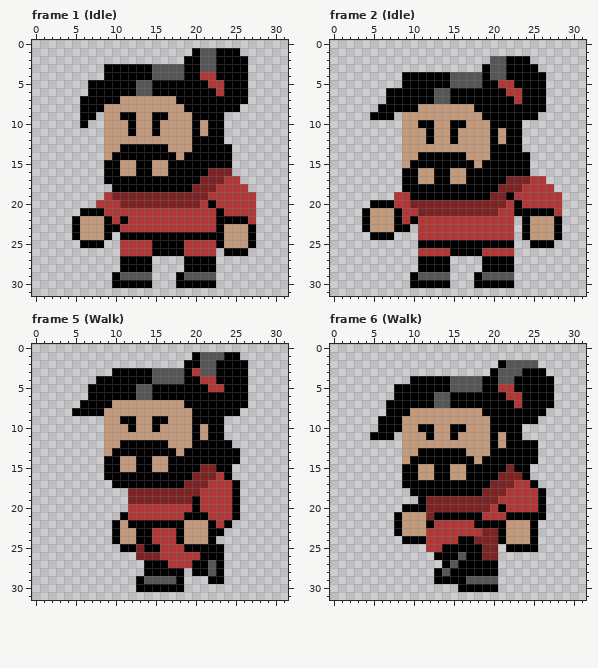
Two versions of one pixel-art file, assets/art/hero/guri/Guri.aseprite. The picture above was drawn from the file before the commit.
32x32 pixels, 10 frames. Shown: frame 1 (Idle), frame 2 (Idle), frame 5 (Walk), frame 6 (Walk). The commit also changed other frames, which this record leaves out.
After the commit:
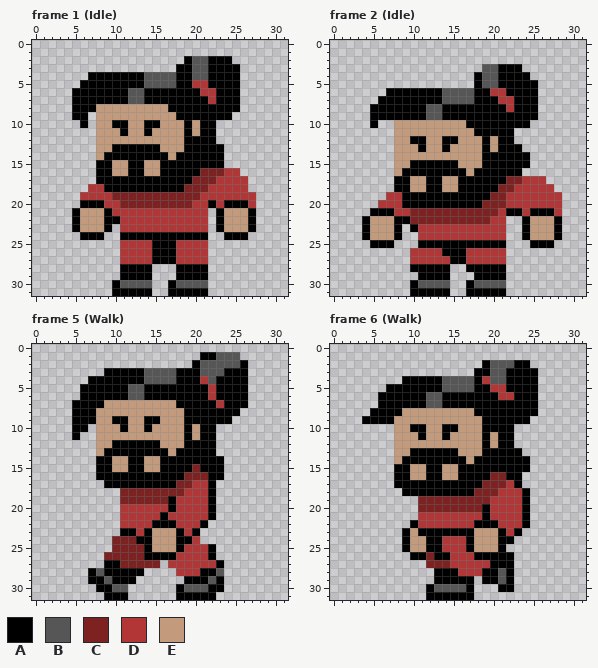
Palette (. is transparent): A #000000  B #575656  C #7d2121  D #b33636  E #c39a7b
Diff:
Changed rows in their new state; - is an unchanged pixel.
Frame 1 (Idle):
first column x 5:
 1 ---------------......--
 2 ---------------B-A--..-
 3 ----.........A-B-A---.-
 4 --AA-----B---A-BBA---.-
 5 -A------A-BBB--DDAA--.-
 6 AA-----B-A------DDA--.-
 7 A-----ABBAAAA----D---.-
 8 A--E--------AA---------
 9 A-.E--EE--EE-AA----A---
10 ---E-AAE-A----AEA-.----
11 ---E--AE-AE---AEA-.----
12 ---E----------A---.----
13 ---E-A-----E--A----.---
14 ---EA-------EA-----.---
15 ---A-E-A-E-A-------.---
16 ---A-E-A-E-A----C--DD--
17 ---A-----------C--D--D-
18 --DDA---------C--D-----
19 -DDD------------D------
20 -AAA-----------D---AAA-
21 AEEEA------------.-EEEA
22 -----AD----------.-EEEA
23 -----.-----------.-----
24 .AAA.------------..AAA.
25 -...---------D---......
26 -------------D---.-...-
27 ------DDDDAAADDDD.-----
28 -------------A---.-----
29 -----.AAAA----AAA.-----
30 ------BBBB--ABBBB.-----
31 -----AAAAA--AAAAA------
Frame 2 (Idle):
first column x 4:
 2 ----------------.....--
 3 ---------------B-A--..-
 4 -----.........AB-A---..
 5 -----.........ABBAA---.
 6 ---------A-BBB--DDAA--.
 7 --A------A-BBB---DDA--.
 8 -A-----ABBAAAA----D---.
 9 ----AAAABBAAAAA--------
10 -A--E--EE--EEAAA----A--
11 ----E---E--E--AA-A-.---
12 ----E-AAE-A----AEA-.---
13 ----E--A--A----AE------
14 ----E--EEEEEE--A-------
15 ----E-------EE---------
16 ----E--AA--AAE------.--
17 ----A-E-A-E-A-------D--
18 ----A-EE--EE-------D---
19 ---D-A------------D----
20 -.DD-AAAAAAAAAA----D---
21 .AAAD-C-----------A-D--
22 -----ACCCCCCCCCC--.----
23 -----.A-----------.----
24 AEEEA-------------.----
25 -AAA--------------.----
26 ------D---A--DD---.----
27 ------DDDDDAADDDDD.----
28 ------A------AA---.----
29 ------.AAAA----AAA.----
30 -------BBBB--ABBBB.----
31 ------AAAAA--AAAAA-----
Frame 5 (Walk):
first column x 5:
 1 ---------------.AA-BB
 2 --------------.---BBB
 3 ----A----B---A-A--B--
 4 --A------B---A---B---
 5 -A-----B-A--------A--
 6 -A-----B-A-------D---
 7 A---E--------A----D--
 8 ---E----------A------
 9 AAAE-A-E-A-E--A----A-
10 AA-E--AE-AE---AEA-.--
11 A--E----------AEA-.--
12 ---E-A-----E--A---..-
13 ---EA-------EA----...
14 ---A-E-A-E-A-------..
15 ---A-E-A-E-A---CAA-.-
16 ---A----------C--AA.-
17 ----A--------C-DDA...
18 ------C-------DD-A...
19 ------C-----ADDD-A...
20 ------D-----A--D-A...
21 ------D----A--DDDA...
22 -----.DDDD---DDDA...-
23 -----.AAD-EEE-DA...--
24 -----CCC--EEE-AD..---
25 -----CCC--EEEADDD-.--
26 ----CCCC-AAAA---D-.--
27 ----AACCCCC.---DDD---
28 --ABAAAAA....DDD-AB--
29 --AABAAA......AAAB---
30 ---AABB-.....-BBBAA--
31 ----AAA------AAAAA---
Frame 6 (Walk):
first column x 4:
 2 ---------------ABB-AA.--
 3 --------------AAB-AA--.-
 4 -----A----B---ADB-A---..
 5 ---A------B---A-D-A---..
 6 --AA----B-A------D-A--..
 7 --A-----B-A--------A--..
 8 -AA--E--------A-------.-
 9 AA--E----------A-----.--
10 --..E-A-E-A-E--A---.----
11 -...E--AE-AE---AEA-.----
12 ----E----------AEA-...--
13 ----E-A-----E--A----..--
14 ----EA-------EA------.--
15 ----A-E-A-E-A-----A-----
16 ----A-E-A-E-A---C-AA.---
17 ----A----------C--DA..--
18 -----A--------C--D--A..-
19 -------C--------D---A..-
20 -----..C-------A-D--A..-
21 ----...DDDDDDDDA--DD-..-
22 ----..ADD--------DDDA.--
23 ----.A-AAAAAAAEEE-DA..--
24 ------EEAA--D-EEE-A...--
25 -----AEEAADDD-EEEA....--
26 ------AAC--DDD-AAAA-----
27 --------CCCDDDDD-AA-----
28 ----------A-DDD--BA-----
29 -------------A.AABA-----
30 --------ABBBB-...AA-----
31 --------AAAAAA----------
Changed places in both pictures, as pixel boxes (x1, y1, x2, y2):
changed: (72, 48, 256, 296)
changed: (362, 56, 546, 296)
changed: (72, 352, 240, 600)
changed: (362, 360, 554, 600)
